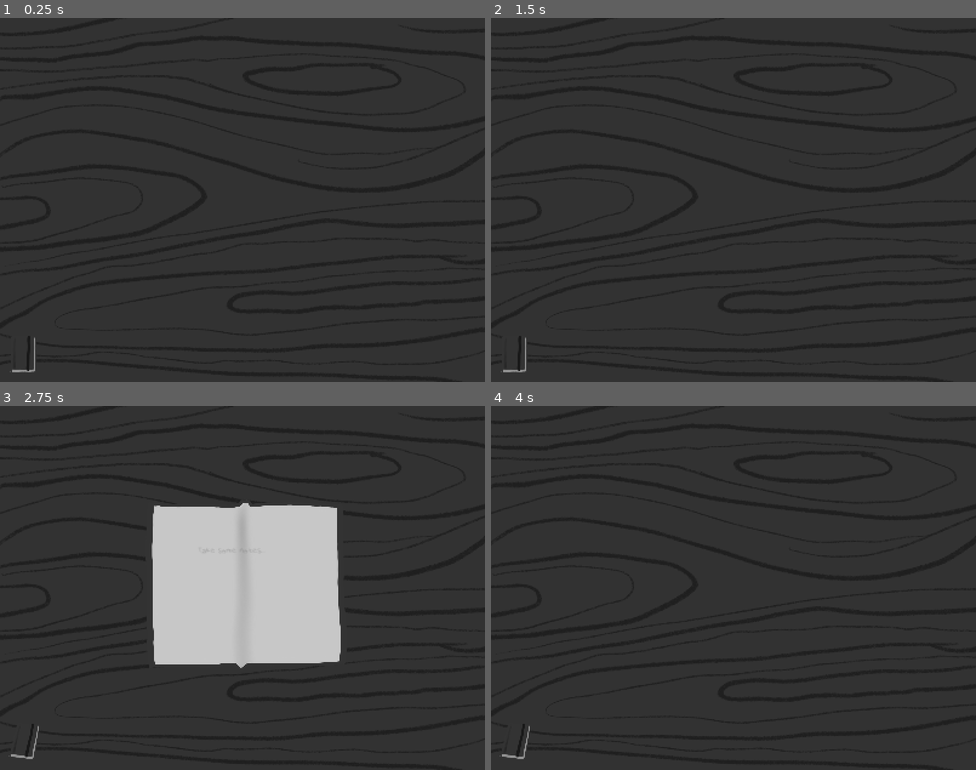
Above: before the commit, frames 1-4 (two rows, left to right).
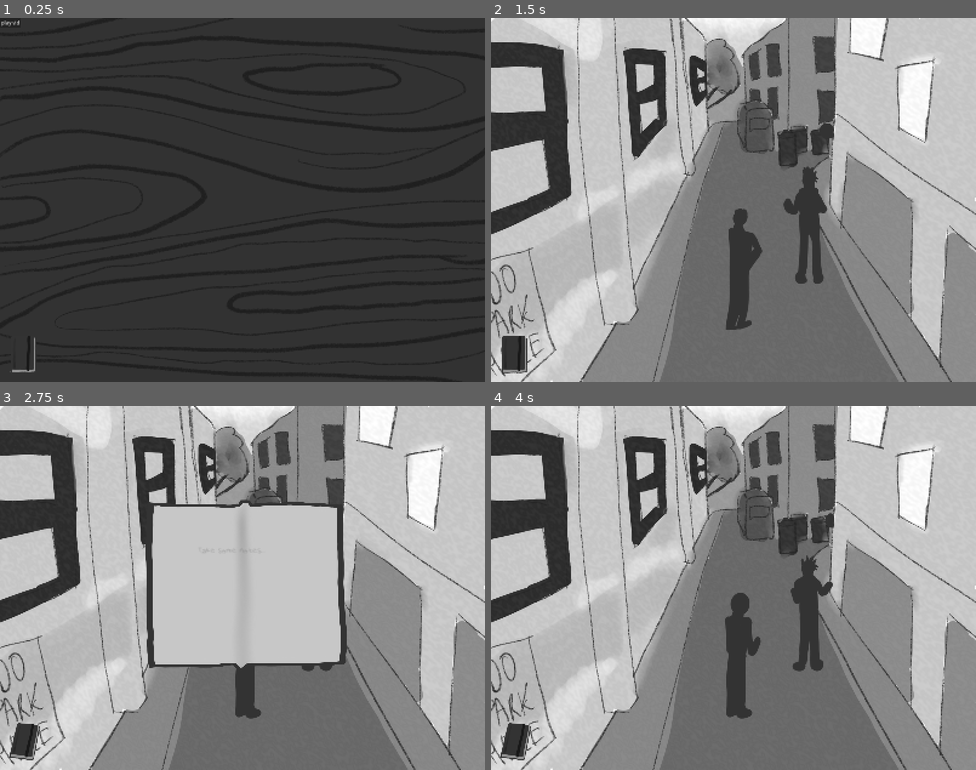
Above: after the commit, the same moments.

Repository: Logabe/crux
Game: Godot game, scene res://scenes/scene_4.tscn
Same seed, same stepped clock (60 frames per second), same inputs: the game is played once before the commit and once after it. This scene is started directly instead of the project's main scene. Sound files missing from this copy of the repository are replaced by a short silence.
Inputs (mouse positions are in pixels of both pictures, inside the frame that each line leads up to):
- Up to frame 1 (0.25 s): no input
- Up to frame 2 (1.5 s): click (500, 21) at 0.5 s, where only the run after the commit has a clickable "play vid"; click (500, 21) at 1.25 s, where only the run after the commit has a clickable "play vid"
- Up to frame 3 (2.75 s): click (24, 740) at 2 s
- Up to frame 4 (4 s): click (752, 664) at 2.77 s; type "Alex" at 2.85 s; click (515, 740) at 3.5 s

The runs differ from the first frame. In frame 1, less than 0.1% of the frame differs, in the area x 0-4%, y 0-3%; in frame 2, 88%; in frame 3, 73%; in frame 4, 88%, in the area x 0-100%, y 0-100%.

Commit message:
vieodoeofe b video
yeah its theh vidie idk kidna tired

Diff:
--- /dev/null
+++ b/scenes/scene_4.gd
@@ -0,0 +1,7 @@
+extends Control
+
+@onready var vid_scene = preload("res://scenes/video_player.tscn")
+
+
+func _on_button_pressed() -> void:
+	add_child(vid_scene.instantiate())
--- a/scenes/scene_4.tscn
+++ b/scenes/scene_4.tscn
@@ -1,6 +1,7 @@
-[gd_scene format=3 uid="uid://hkgkwh23m62"]
+[gd_scene format=3 uid="uid://gasvaat2ypge"]
 
 [ext_resource type="Texture2D" uid="uid://c6xwkbsnxl5nm" path="res://assets/art/BackgroundWoodTexture.png" id="1_2r1qs"]
+[ext_resource type="Script" uid="uid://cgrx0i6k5fln1" path="res://scenes/scene_4.gd" id="1_mrf31"]
 
 [node name="scene_4" type="Control" unique_id=773133060]
 layout_mode = 3
@@ -9,7 +10,16 @@
 anchor_bottom = 1.0
 grow_horizontal = 2
 grow_vertical = 2
+script = ExtResource("1_mrf31")
 
 [node name="BackgroundWoodTexture" type="Sprite2D" parent="." unique_id=674437860]
 position = Vector2(800, 600)
 texture = ExtResource("1_2r1qs")
+
+[node name="Button" type="Button" parent="." unique_id=181175226]
+layout_mode = 0
+offset_right = 8.0
+offset_bottom = 8.0
+text = "play vid"
+
+[connection signal="pressed" from="Button" to="." method="_on_button_pressed"]
--- /dev/null
+++ b/scenes/video_player.gd
@@ -0,0 +1,5 @@
+extends Control
+
+
+func _on_overlayed_animation_finished() -> void:
+	queue_free()
--- a/scenes/video_player.tscn
+++ b/scenes/video_player.tscn
@@ -1,15 +1,23 @@
 [gd_scene format=3 uid="uid://dboi7kx6scr5s"]
 
 [ext_resource type="Texture2D" uid="uid://celorva5hhib1" path="res://assets/art/CCTVBackground.png" id="1_fyutw"]
+[ext_resource type="Script" uid="uid://dykev5jq56csb" path="res://scenes/video_player.gd" id="1_vul3o"]
 [ext_resource type="Texture2D" uid="uid://d2snhp1tcwi8p" path="res://assets/art/SilohuetteTalking.png" id="2_vul3o"]
 [ext_resource type="Texture2D" uid="uid://p3fs0hmi4mba" path="res://assets/art/SilohuetteTalking2.png" id="3_2m4bb"]
 [ext_resource type="Texture2D" uid="uid://cshutiud0b22w" path="res://assets/art/SilohuettePointing.png" id="4_5522o"]
 [ext_resource type="Texture2D" uid="uid://ifkiqw5rw0o5" path="res://assets/art/SilohuetteStabby.png" id="5_804xd"]
 [ext_resource type="Texture2D" uid="uid://drpkvm32nwhj5" path="res://assets/art/CCTVBrokenScreen.png" id="6_1w8sq"]
+[ext_resource type="AudioStream" uid="uid://d11n55n17c0go" path="res://assets/audio/RodHaruArgue.mp3" id="8_2m4bb"]
 
 [sub_resource type="SpriteFrames" id="SpriteFrames_1vivr"]
 animations = [{
 "frames": [{
+"duration": 1.0,
+"texture": ExtResource("2_vul3o")
+}, {
+"duration": 1.0,
+"texture": ExtResource("3_2m4bb")
+}, {
 "duration": 1.0,
 "texture": ExtResource("2_vul3o")
 }, {
@@ -24,10 +32,13 @@
 }, {
 "duration": 1.0,
 "texture": ExtResource("6_1w8sq")
+}, {
+"duration": 1.0,
+"texture": ExtResource("6_1w8sq")
 }],
-"loop": 2,
+"loop": 0,
 "name": &"default",
-"speed": 1.0
+"speed": 0.5
 }]
 
 [node name="VideoPlayer" type="Control" unique_id=1312506415]
@@ -37,6 +48,7 @@
 anchor_bottom = 1.0
 grow_horizontal = 2
 grow_vertical = 2
+script = ExtResource("1_vul3o")
 
 [node name="Background" type="Sprite2D" parent="." unique_id=47405347]
 texture = ExtResource("1_fyutw")
@@ -46,3 +58,9 @@
 sprite_frames = SubResource("SpriteFrames_1vivr")
 autoplay = "default"
 centered = false
+
+[node name="AudioStreamPlayer" type="AudioStreamPlayer" parent="." unique_id=1535161947]
+stream = ExtResource("8_2m4bb")
+autoplay = true
+
+[connection signal="animation_finished" from="Overlayed" to="." method="_on_overlayed_animation_finished"]
Not shown, added: assets/audio/RodHaruArgue.mp3.import
Not shown, added: scenes/scene_4.gd.uid
Not shown, added: scenes/video_player.gd.uid
Not shown, added: assets/audio/RodHaruArgue.mp3
